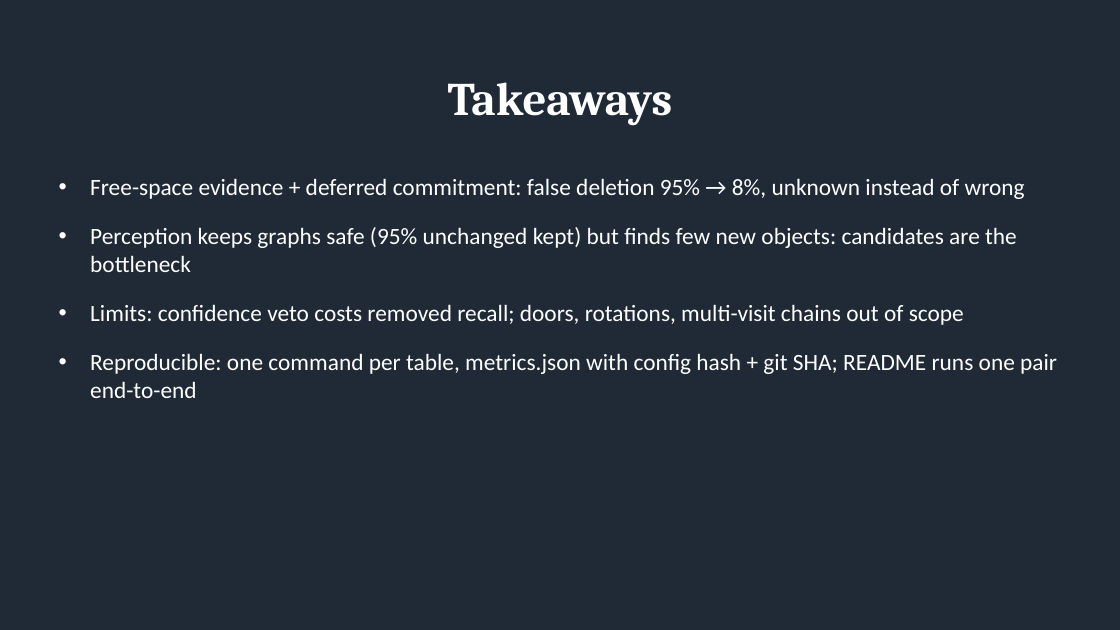
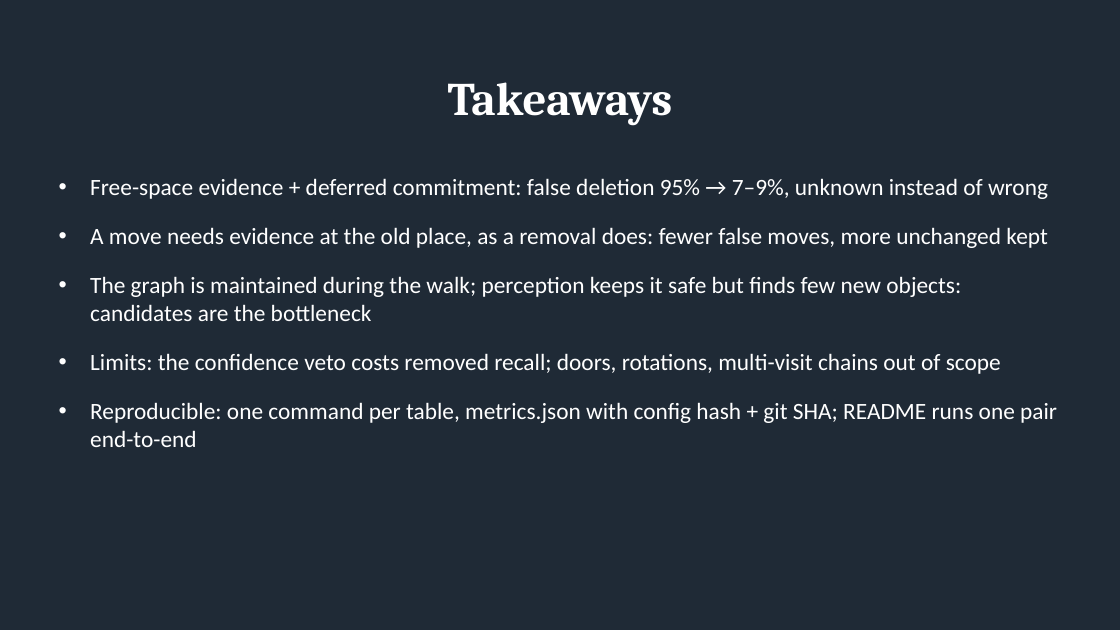
Before and after one commit to ErikSedlak/Task2DTL, a slide deck: slide 13 of docs/slides.pptx (slide 12 before the commit). Drawn at 1120x630 pixels with LibreOffice and Linux fonts; fonts in the diff are those of the drawing. Boxes give left, top, right and bottom in pixels: in the first picture for what was removed or moved away, otherwise in the second. Text is boxed around its words. In the diff, an @@ line names an element or a change of style, - is before the commit and + after.

```diff
--- a/docs/slides.pptx
+++ b/docs/slides.pptx
@@ text at (90, 178, 1048, 374): text changed @@
-• Free-space evidence + deferred commitment: false deletion 95% → 8%, unknown instead of wrong
-• Perception keeps graphs safe (95% unchanged kept) but finds few new objects: candidates are the bottleneck
-• Limits: confidence veto costs removed recall; doors, rotations, multi-visit chains out of scope
+• Free-space evidence + deferred commitment: false deletion 95% → 7–9%, unknown instead of wrong
+• A move needs evidence at the old place, as a removal does: fewer false moves, more unchanged kept
+• The graph is maintained during the walk; perception keeps it safe but finds few new objects: candidates are the bottleneck
+• Limits: the confidence veto costs removed recall; doors, rotations, multi-visit chains out of scope
```
Also in this commit, not shown: 8 other slides changed, 1 slide added, 14 other files.
